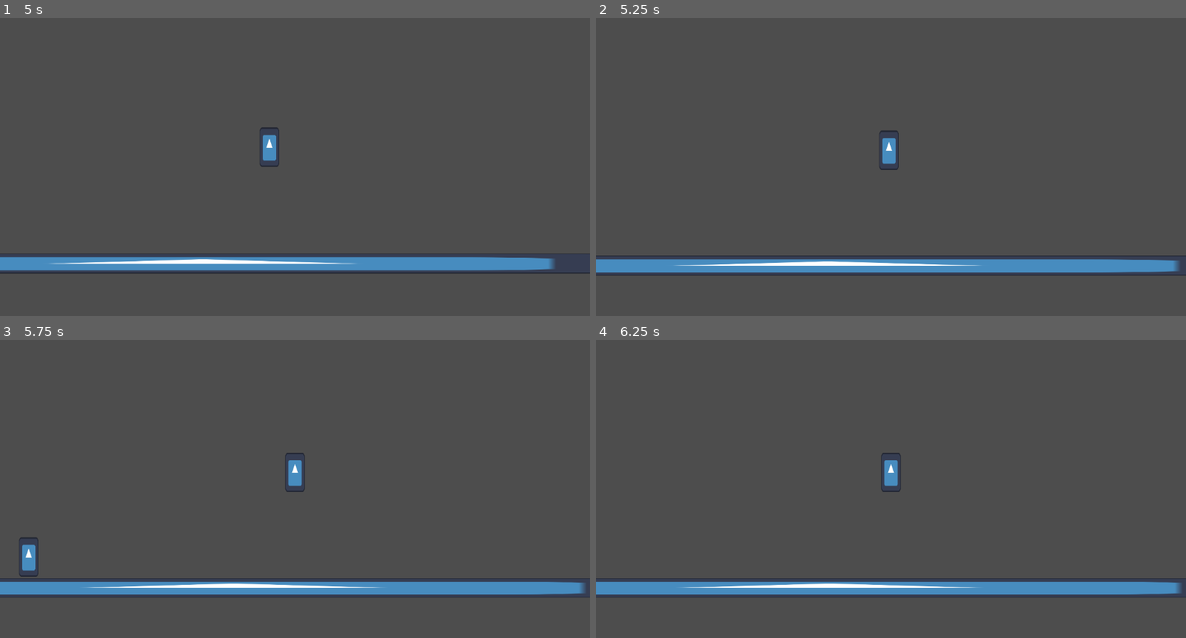
Above: before the commit, frames 1-4 (two rows, left to right).
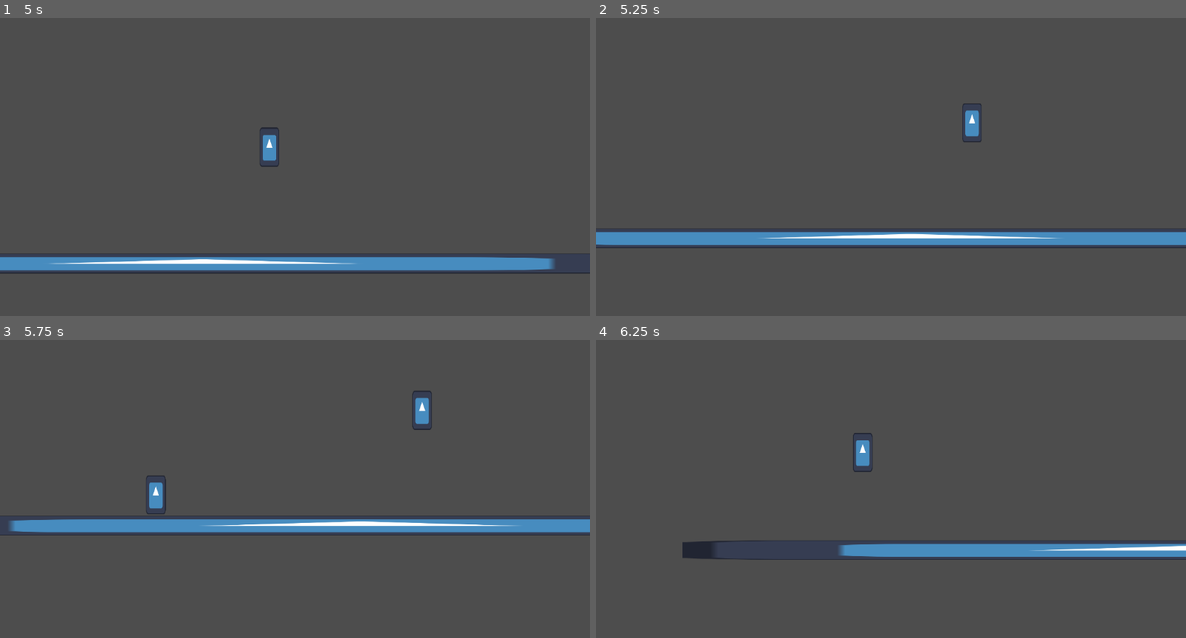
Above: after the commit, the same moments.

Repository: 24206BHS/rewind-time
Game: Godot game, scene res://level.tscn
Two runs of this game, one before a commit and one after it. Both use one fixed random seed, a clock stepped at 60 frames per second and the inputs below. The engine's default icon, where the game draws it, is replaced by a stand-in: a white triangle on a blue panel in a dark square.
Inputs:
- Up to frame 1 (5 s): tap Enter (ui_accept) at 0.5, 0.77, 1.52, 3.02, 3.77, 4.52 s; hold Right (ui_right) 0.53-2.03 s; hold Left (ui_left) 2.03-2.78 s; hold Right (ui_right) 2.78-4.28 s; hold Left (ui_left) from 4.28 s (still down)
- Up to frame 2 (5.25 s): release Left (ui_left) at 5.03 s; hold Right (ui_right) from 5.03 s (still down)
- Up to frame 3 (5.75 s): keep holding Right (ui_right)
- Up to frame 4 (6.25 s): release Right (ui_right) at 5.78 s; hold Left (ui_left) from 5.78 s (still down); tap Enter (ui_accept) at 6.02 s

Frame 1 is identical in both runs. In frame 2, 11% of the frame differs, in the area x 0-100%, y 28-87%; in frame 3, 11%; in frame 4, 8.5%.

Commit message:
added tween for camera when player freezes

Diff:
--- a/level.gd
+++ b/level.gd
@@ -12,3 +12,9 @@
 	var child = player.instantiate()
 	child.position = Vector2(100,450)
 	add_child(child)
+	var cur = get_tree().get_nodes_in_group("Playing")[0]
+	cur.get_node("Camera").reparent(child)
+	var tween = create_tween()
+	tween.tween_property(child.get_node("Camera"), "position", Vector2.ZERO, 1)
+	cur.remove_from_group("Playing")
+	child.add_to_group("Playing")
--- a/level.tscn
+++ b/level.tscn
@@ -20,7 +20,7 @@
 scale = Vector2(7.75, 0.15)
 texture = ExtResource("1_u52ul")
 
-[node name="CharacterBody2D" parent="." unique_id=229392035 instance=ExtResource("2_vonw3")]
+[node name="CharacterBody2D" parent="." unique_id=229392035 groups=["Playing"] instance=ExtResource("2_vonw3")]
 position = Vector2(100, 450)
 
 [node name="Camera" type="Camera2D" parent="CharacterBody2D" unique_id=39395001]
--- a/project.godot
+++ b/project.godot
@@ -15,6 +15,10 @@
 config/features=PackedStringArray("4.6", "Forward Plus")
 config/icon="res://icon.svg"
 
+[global_group]
+
+Playing=""
+
 [physics]
 
 3d/physics_engine="Jolt Physics"
